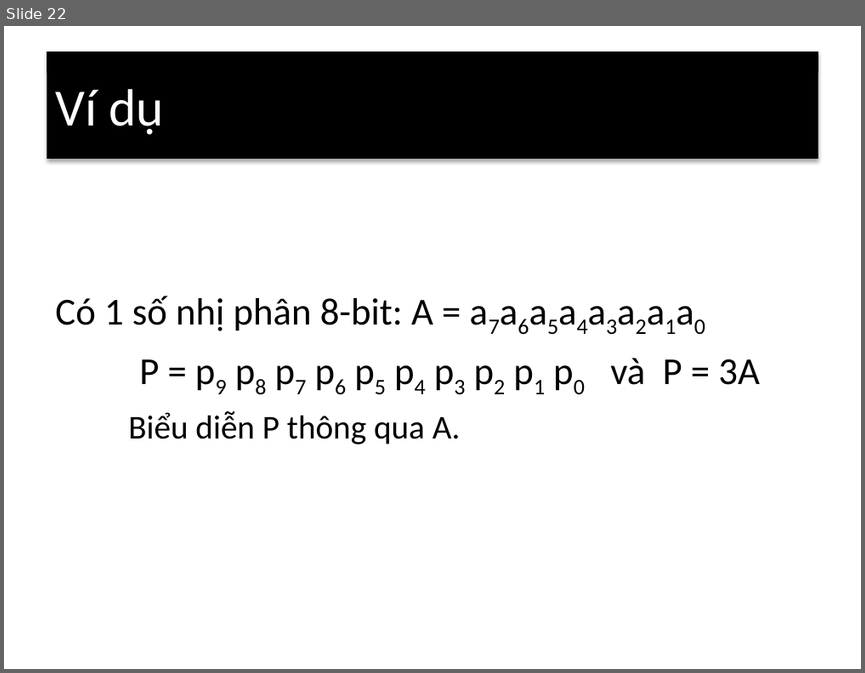
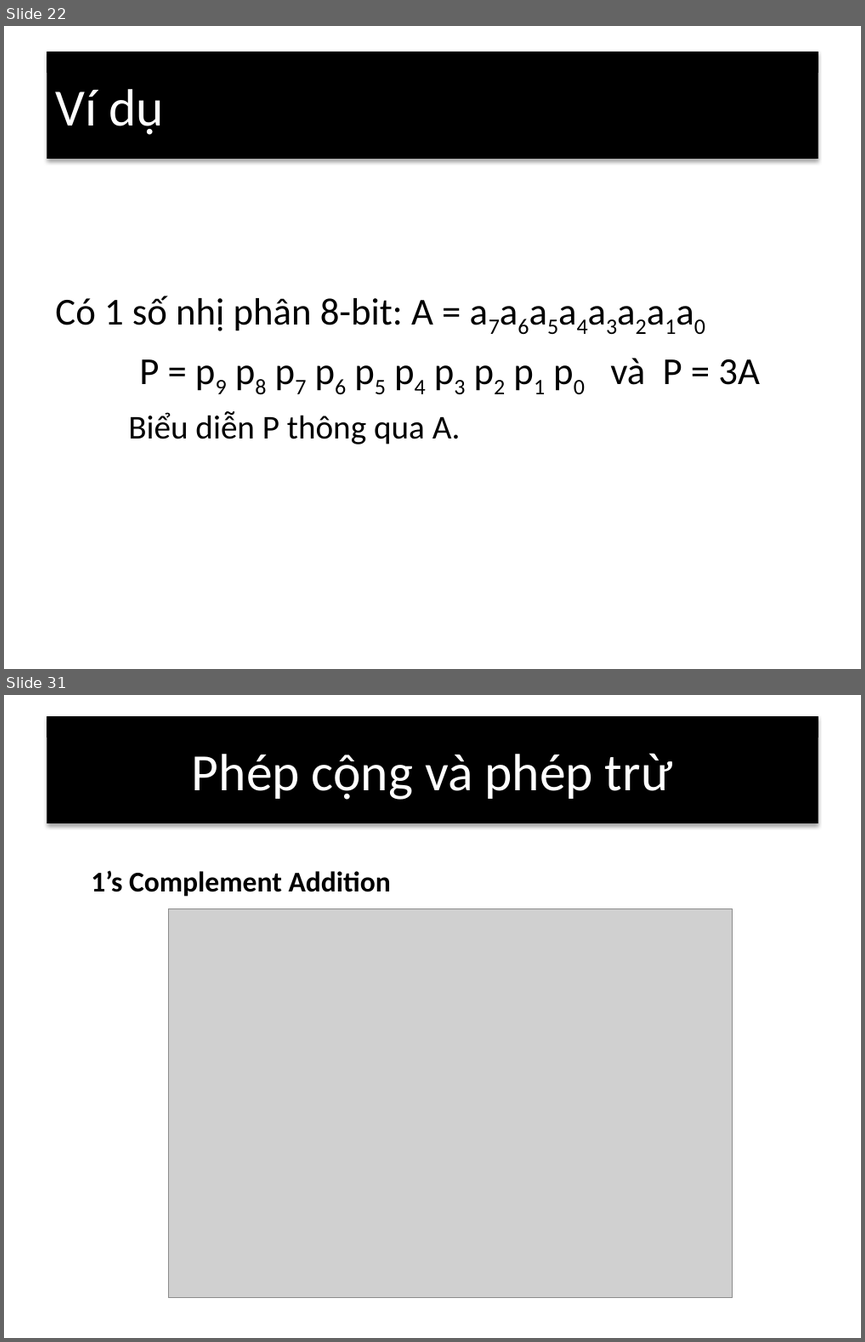
Before and after one commit to nguyentoanthang/FPGA, a slide deck: Báo-Cáo.pptx. Shown one above the other, each under a label of ours: slide 22 before the commit, slides 22 and 31 after it; the slides between them are not shown. The pictures are 865x673 and 865x1342 pixels, drawn with LibreOffice and Linux fonts; fonts in the diff are those of the drawing; grey boxes stand for pictures. Boxes give left, top, right and bottom in pixels: in the first picture for what was removed or moved away, otherwise in the second. Text is boxed around its words. In the diff, an @@ line names an element or a change of style, - is before the commit and + after.

```diff
--- a/Báo-Cáo.pptx
+++ b/Báo-Cáo.pptx
@@ slide 31 added at (4,695,861,1338), background #FFFFFF @@
@@ title added at (46,716,818,823), fill #000000, 44 pt, text #FFFFFF @@
+Phép cộng và phép trừ
@@ text added at (91,870,391,896), 24 pt, text #000000, bold @@
+1’s Complement Addition
@@ picture added at (169,909,732,1298) @@
```
Also in this commit, not shown: 1 slide changed, 13 other slides added, 2 slides removed, 2 other files.
